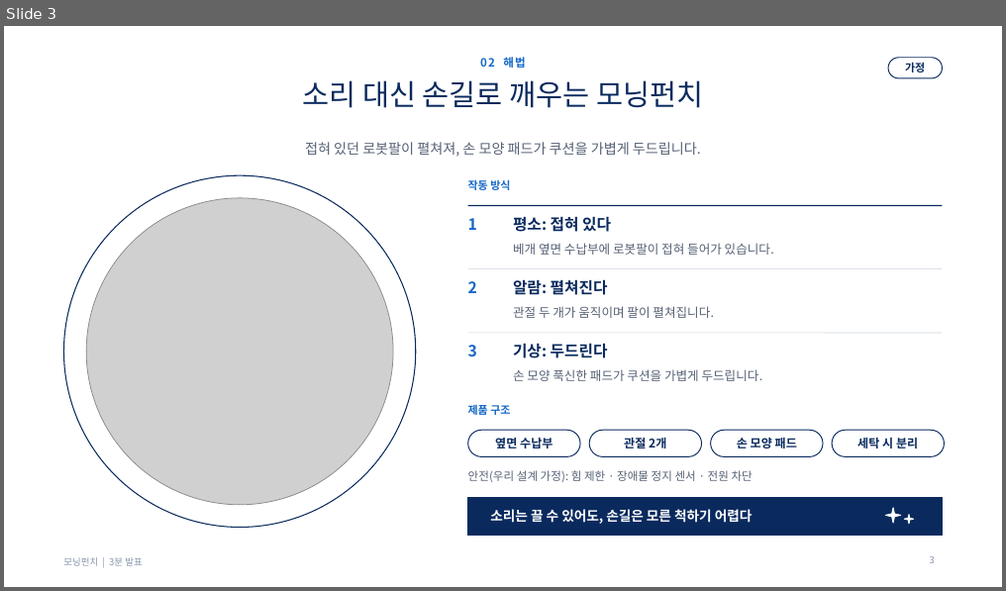
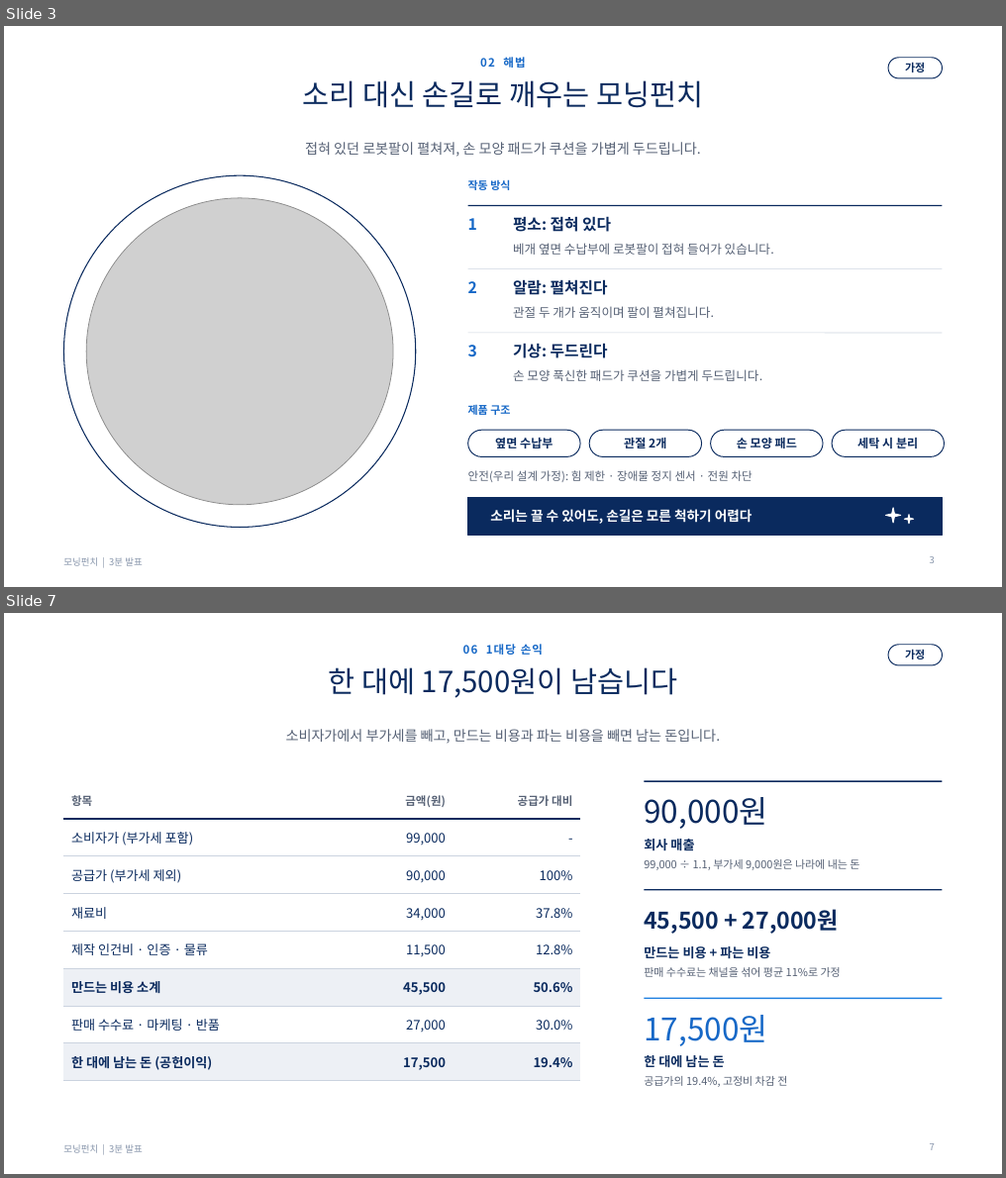
Before and after one commit to g975682-source/-, a slide deck: MorningPunch_Pitch_3min.pptx. Shown one above the other, each under a label of ours: slide 3 before the commit, slides 3 and 7 after it; the slides between them are not shown. The pictures are 1006x591 and 1006x1178 pixels, drawn with LibreOffice and Linux fonts; fonts in the diff are those of the drawing; grey boxes stand for pictures; background and template pictures are left out. Boxes give left, top, right and bottom in pixels: in the first picture for what was removed or moved away, otherwise in the second. Text is boxed around its words. In the diff, an @@ line names an element or a change of style, - is before the commit and + after.

```diff
--- a/MorningPunch_Pitch_3min.pptx
+++ b/MorningPunch_Pitch_3min.pptx
@@ slide 7 added at [4, 613, 1002, 1174], background picture (left out); not listed: 1 template element that a slide beside it also shows @@
@@ title added at [329, 667, 677, 698], 28 pt, text #0A2A5E @@
+한 대에 17,500원이 남습니다
@@ text added at [463, 644, 543, 655], 11 pt, text #1668C7, bold @@
+06 1대당 손익
@@ rounded rectangle added at [888, 645, 943, 665], fill #FFFFFF, outline #0A2A5E 0.9 pt @@
@@ text added at [905, 649, 925, 660], 10.5 pt, text #0A2A5E, bold @@
+가정
@@ text added at [286, 729, 720, 744], 13.5 pt, text #566175 @@
+소비자가에서 부가세를 빼고, 만드는 비용과 파는 비용을 빼면 남는 돈입니다.
@@ table added at [63, 781, 580, 1074], 8 rows, 3 columns @@
+항목 | 금액(원) | 공급가 대비
+소비자가 (부가세 포함) | 99,000 | -
+공급가 (부가세 제외) | 90,000 | 100%
+재료비 | 34,000 | 37.8%
+제작 인건비 · 인증 · 물류 | 11,500 | 12.8%
+만드는 비용 소계 | 45,500 | 50.6%
+판매 수수료 · 마케팅 · 반품 | 27,000 | 30.0%
+한 대에 남는 돈 (공헌이익) | 17,500 | 19.4%
@@ line added from (645, 781) to (943, 781), #0A2A5E 1.25 pt @@
@@ text added at [644, 797, 767, 829], 30 pt, text #0A2A5E @@
+90,000원
@@ text added at [644, 839, 694, 852], 12.5 pt, text #0A2A5E, bold @@
+회사 매출
@@ text added at [644, 860, 859, 870], 10.5 pt, text #566175 @@
+99,000 ÷ 1.1, 부가세 9,000원은 나라에 내는 돈
@@ text added at [644, 909, 839, 934], 22 pt, text #0A2A5E, bold @@
+45,500 + 27,000원
@@ line added from (645, 890) to (943, 890), #0A2A5E 1.25 pt @@
@@ text added at [644, 947, 770, 959], 12.5 pt, text #0A2A5E, bold @@
+만드는 비용 + 파는 비용
@@ text added at [644, 967, 841, 977], 10.5 pt, text #566175 @@
+판매 수수료는 채널을 섞어 평균 11%로 가정
@@ line added from (645, 998) to (943, 998), #1E7FE0 1.25 pt @@
@@ text added at [644, 1015, 767, 1047], 30 pt, text #1668C7 @@
+17,500원
@@ text added at [644, 1056, 725, 1067], 12.5 pt, text #0A2A5E, bold @@
+한 대에 남는 돈
@@ text added at [644, 1076, 787, 1087], 10.5 pt, text #566175 @@
+공급가의 19.4%, 고정비 차감 전
@@ page number added at [930, 1144, 935, 1151], 9 pt, text #8795AB @@
+7
```
Also in this commit, not shown: 3 slides changed, 4 other slides added, 1 slide removed, 2 other files.
